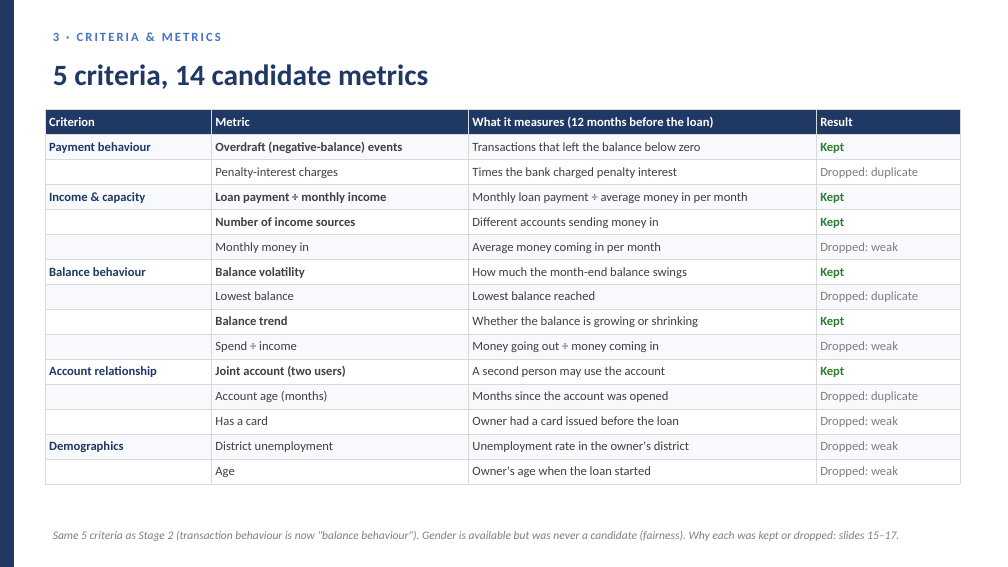
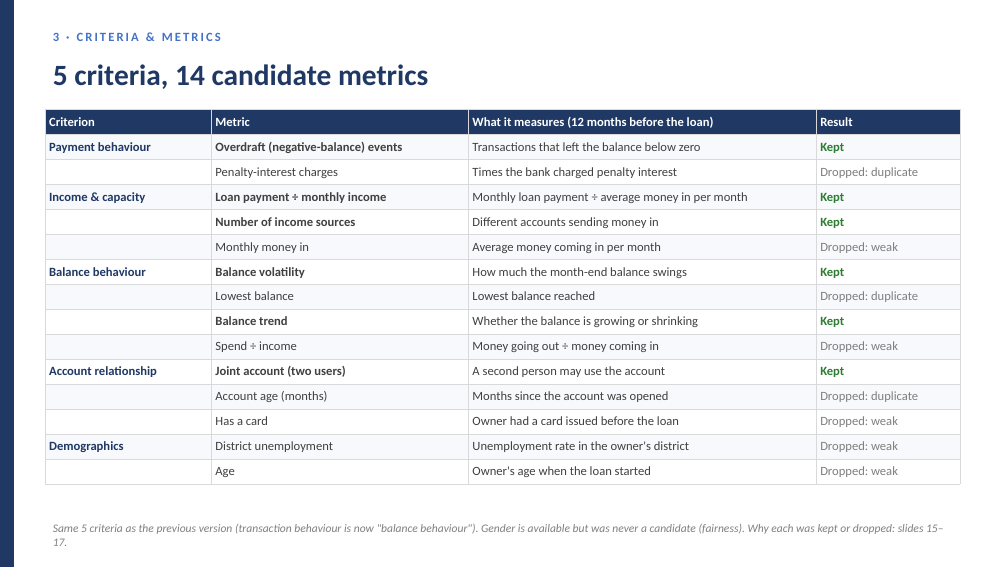
Before and after one commit to huotrithy/da-assignment-risk-scoring, a slide deck: slide 13 of docs/Final_Presentation.pptx. Drawn at 1008x567 pixels with LibreOffice and Linux fonts; fonts in the diff are those of the drawing. Boxes give left, top, right and bottom in pixels: in the first picture for what was removed or moved away, otherwise in the second. Text is boxed around its words. In the diff, an @@ line names an element or a change of style, - is before the commit and + after.

```diff
--- a/docs/Final_Presentation.pptx
+++ b/docs/Final_Presentation.pptx
@@ text at (53, 524, 943, 546): text changed @@
-Same 5 criteria as Stage 2 (transaction behaviour is now "balance behaviour"). Gender is available but was never a candidate (fairness). Why each was kept or dropped: slides 15–17.
+Same 5 criteria as the previous version (transaction behaviour is now "balance behaviour"). Gender is available but was never a candidate (fairness). Why each was kept or dropped: slides 15–17.
```
Also in this commit, not shown: 8 other slides changed, 4 other files.
